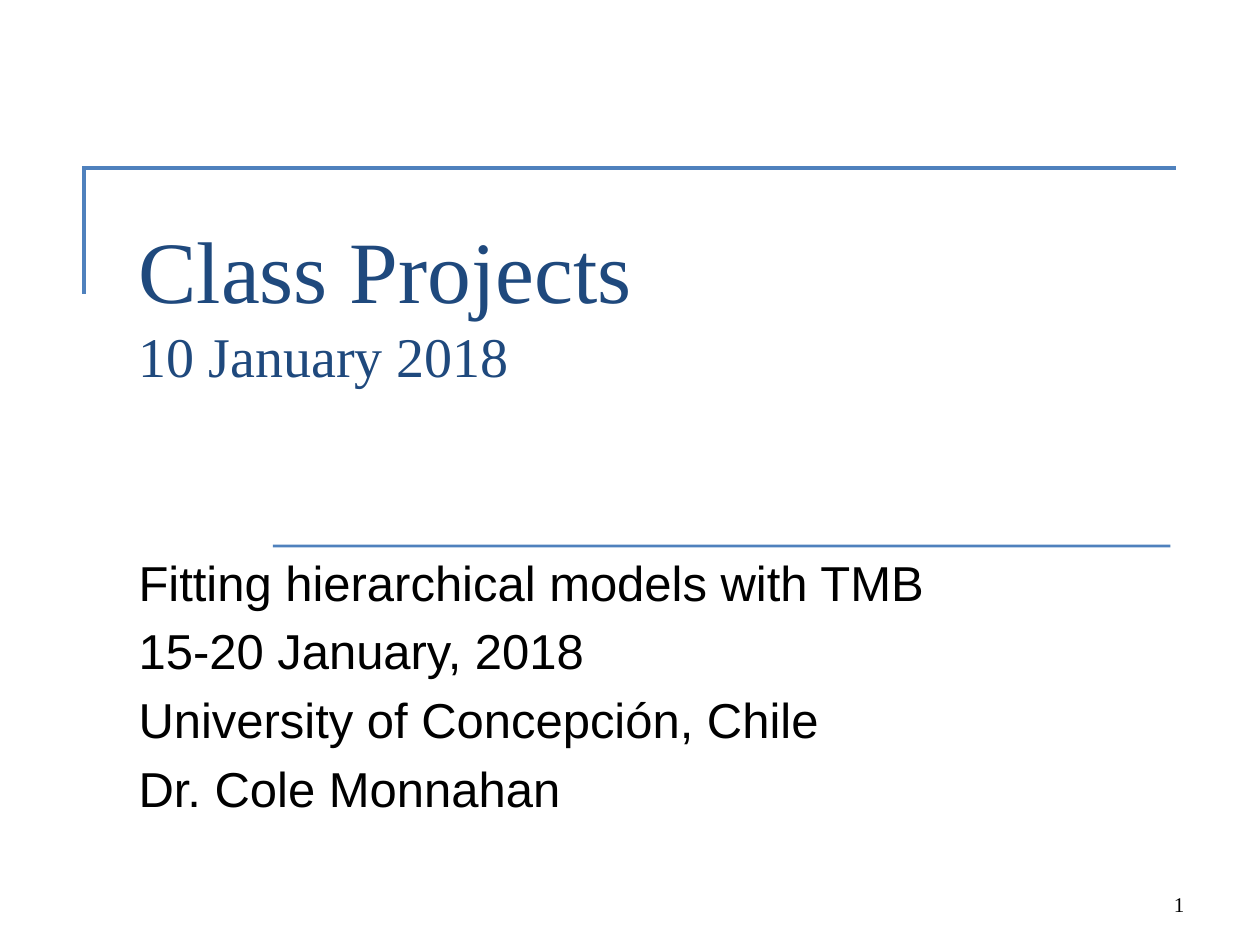
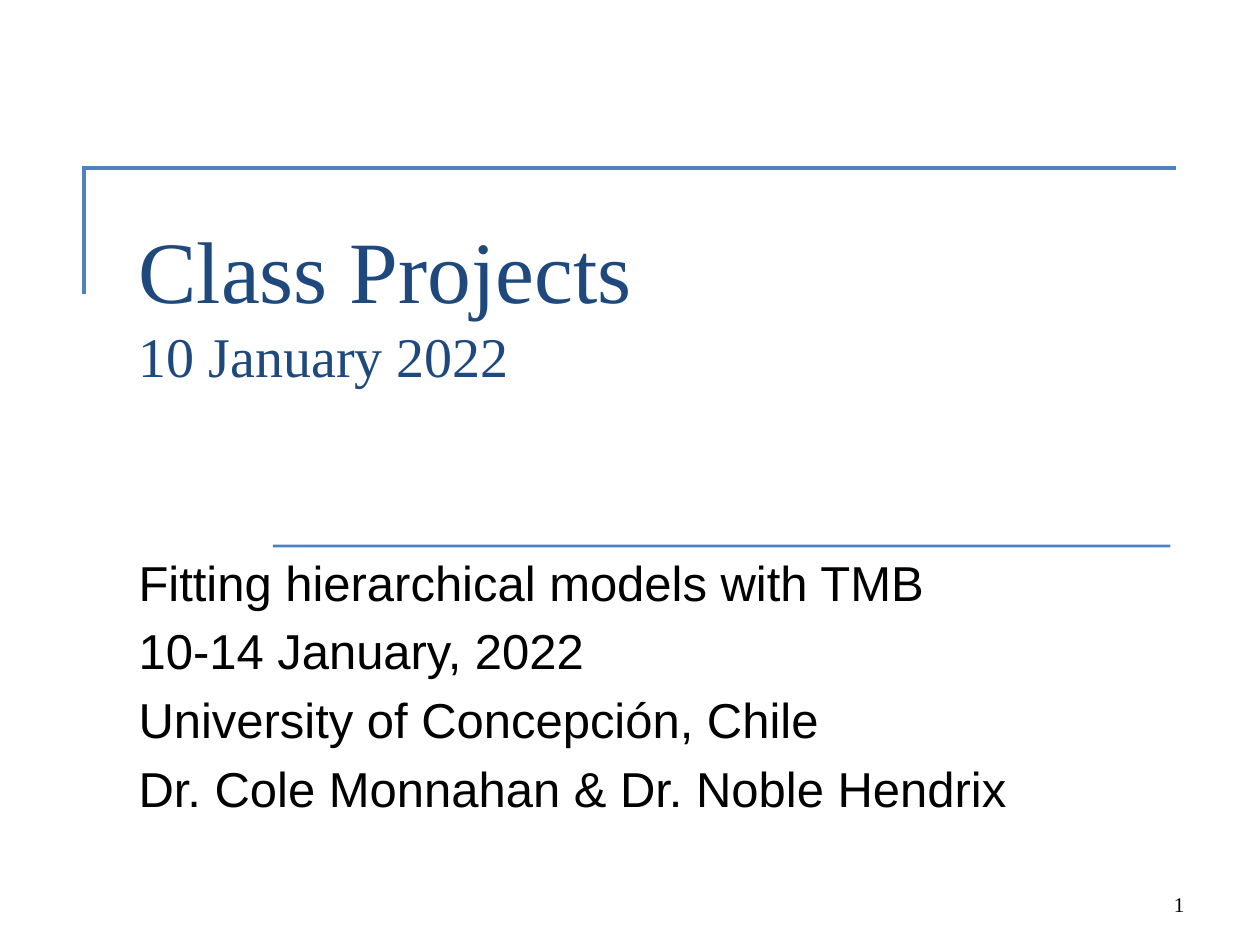
Before and after one commit to Cole-Monnahan-NOAA/tmb_workshop, a slide deck: slide 1 of day1/project_description_eng.pptx. Drawn at 1260x945 pixels with LibreOffice and Linux fonts; fonts in the diff are those of the drawing. Boxes give left, top, right and bottom in pixels: in the first picture for what was removed or moved away, otherwise in the second. Text is boxed around its words. In the diff, an @@ line names an element or a change of style, - is before the commit and + after.

Commit message:
Update project description

```diff
--- a/day1/project_description_eng.pptx
+++ b/day1/project_description_eng.pptx
@@ title at [139, 242, 632, 387]: text changed @@
-Class Projects
-10 January 2018
+Class Projects
+10 January 2022
@@ text at [139, 634, 584, 679]: text changed @@
-15-20 January, 2018
+10-14 January, 2022
@@ text at [139, 771, 1007, 808]: text changed @@
-Dr. Cole Monnahan
+Dr. Cole Monnahan & Dr. Noble Hendrix
```
Also in this commit, not shown: 2 other slides changed.
